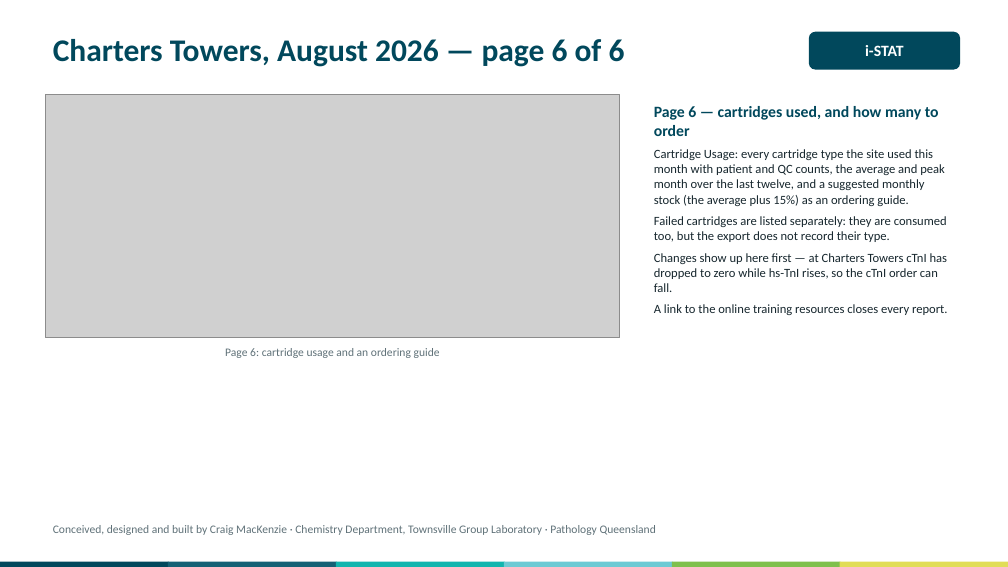
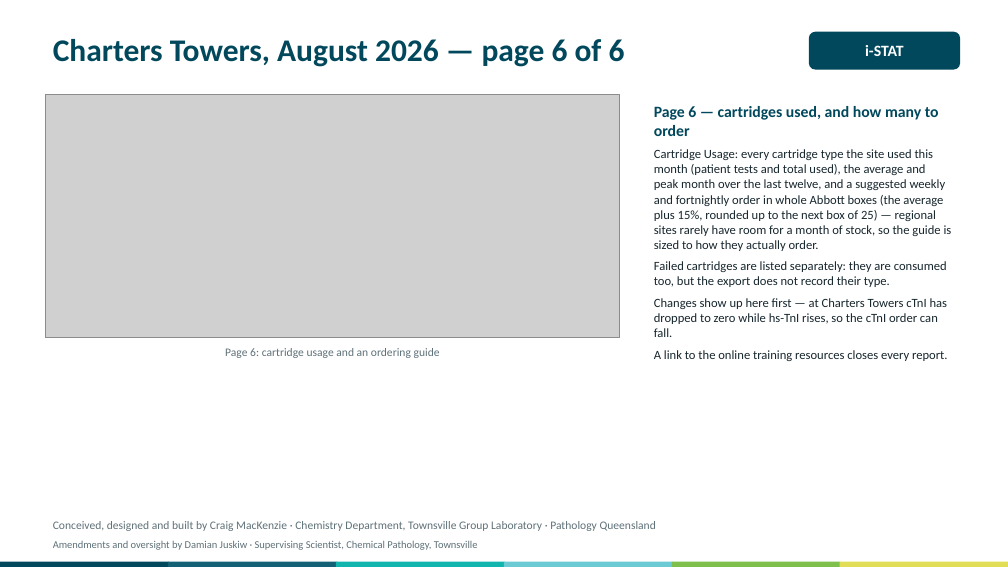
Before and after one commit to swornsealed/Report-app, a slide deck: slide 7 of PQ_Report_Generator_Overview_for_Managers_iSTAT.pptx. Drawn at 1008x567 pixels with LibreOffice and Linux fonts; fonts in the diff are those of the drawing; grey boxes stand for pictures. Boxes give left, top, right and bottom in pixels: in the first picture for what was removed or moved away, otherwise in the second. Text is boxed around its words. In the diff, an @@ line names an element or a change of style, - is before the commit and + after.

```diff
--- a/PQ_Report_Generator_Overview_for_Managers_iSTAT.pptx
+++ b/PQ_Report_Generator_Overview_for_Managers_iSTAT.pptx
@@ text at (654, 149, 952, 251): text changed @@
-Cartridge Usage: every cartridge type the site used this month with patient and QC counts, the average and peak month over the last twelve, and a suggested monthly stock (the average plus 15%) as an ordering guide.
+Cartridge Usage: every cartridge type the site used this month (patient tests and total used), the average and peak month over the last twelve, and a suggested weekly and fortnightly order in whole Abbott boxes (the average plus 15%, rounded up to the next box of 25) — regional sites rarely have room for a month of stock, so the guide is sized to how they actually order.
@@ text at (53, 540, 478, 550): paragraph added @@
+Amendments and oversight by Damian Juskiw · Supervising Scientist, Chemical Pathology, Townsville
```
Also in this commit, not shown: 10 other slides changed, 1 slide added, 20 other files.
